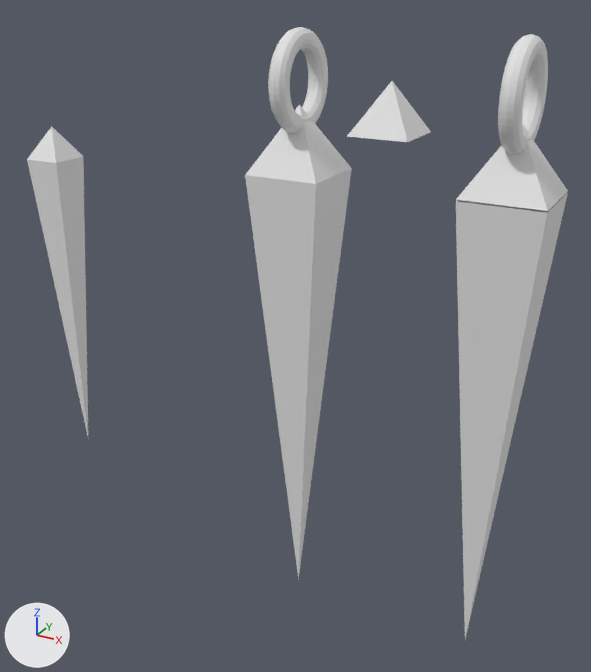
The Blender file plumb-necklace.blend, before and after one commit.
One viewpoint serves both versions: a 50 mm lens placed at (17.1, -31.5, 12.3), pointed at (-2.4, 3.9, -5.4). Every picture has the same lights, and +X, +Y and +Z are marked at lower left.
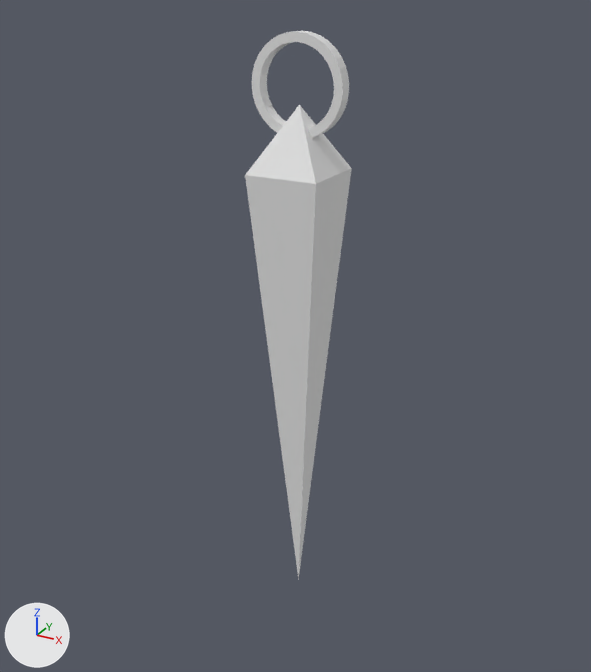
Boxes (x1, y1, x2, y2) around the edits, measured in the pictures (591 x 672 px):
'Cube.004', hidden
    before: (456, 193, 568, 639)
'Cube.002', hidden
    before: (27, 157, 88, 436)
'Cube.005', hidden
    before: (456, 126, 568, 211)
'Torus.001', hidden
    before: (498, 34, 548, 155)
'Torus', hidden
    before: (268, 27, 328, 133)
'Circle.002', added
    after: (252, 31, 349, 138)
'Cube.001', hidden
    before: (347, 81, 431, 142)
'Cube.003', hidden
    before: (28, 126, 83, 163)

The edits, one by one:
Mesh me_circle_002 is new.
It has 128 vertices, 128 faces and spans x -89.0..89.0, y -89.0..89.0, z 0.0..40.0.
Object 'Torus' (ob_torus) is now hidden.
Object 'Cube.001' (ob_cube_001) is now hidden.
Object 'Cube.002' (ob_cube_002) is now hidden.
Object 'Cube.003' (ob_cube_003) is now hidden.
Object 'Cube.004' (ob_cube_004) is now hidden.
Object 'Cube.005' (ob_cube_005) is now hidden.
Object 'Torus.001' (ob_torus_001) is now hidden.
Object 'Circle.002' (ob_circle_002) is new; it shows me_circle_002.
Its location is (0.0, 0.3, 8.08).
Its rotation in degrees is (90, 0, 0).
Its scale is (0.0245, 0.0245, 0.0152).
It gains a BOOLEAN modifier named 'Boolean'.
Modifier setting: operation = 'INTERSECT'.
Modifier setting: solver = 'FLOAT'.
